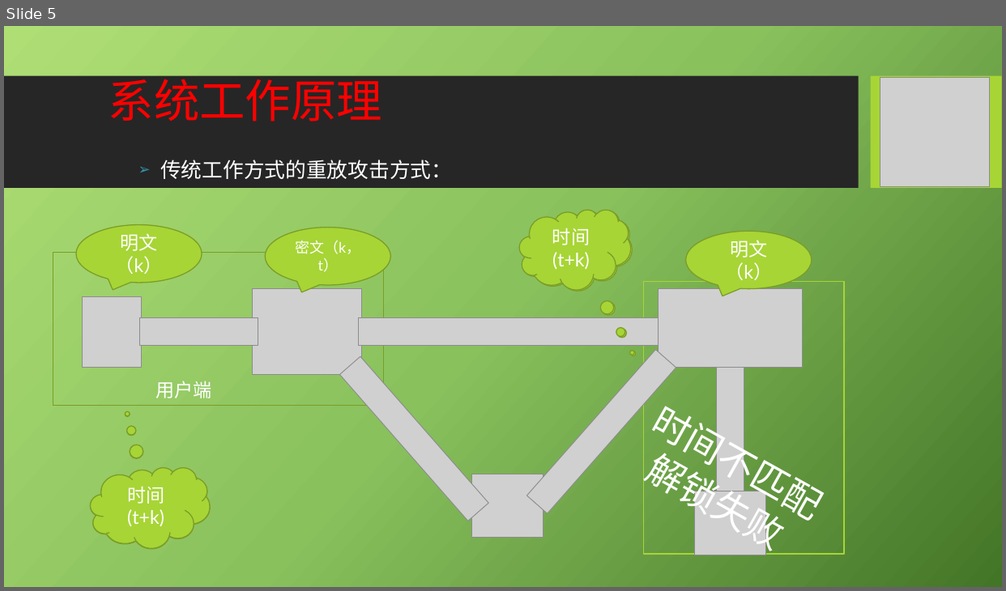
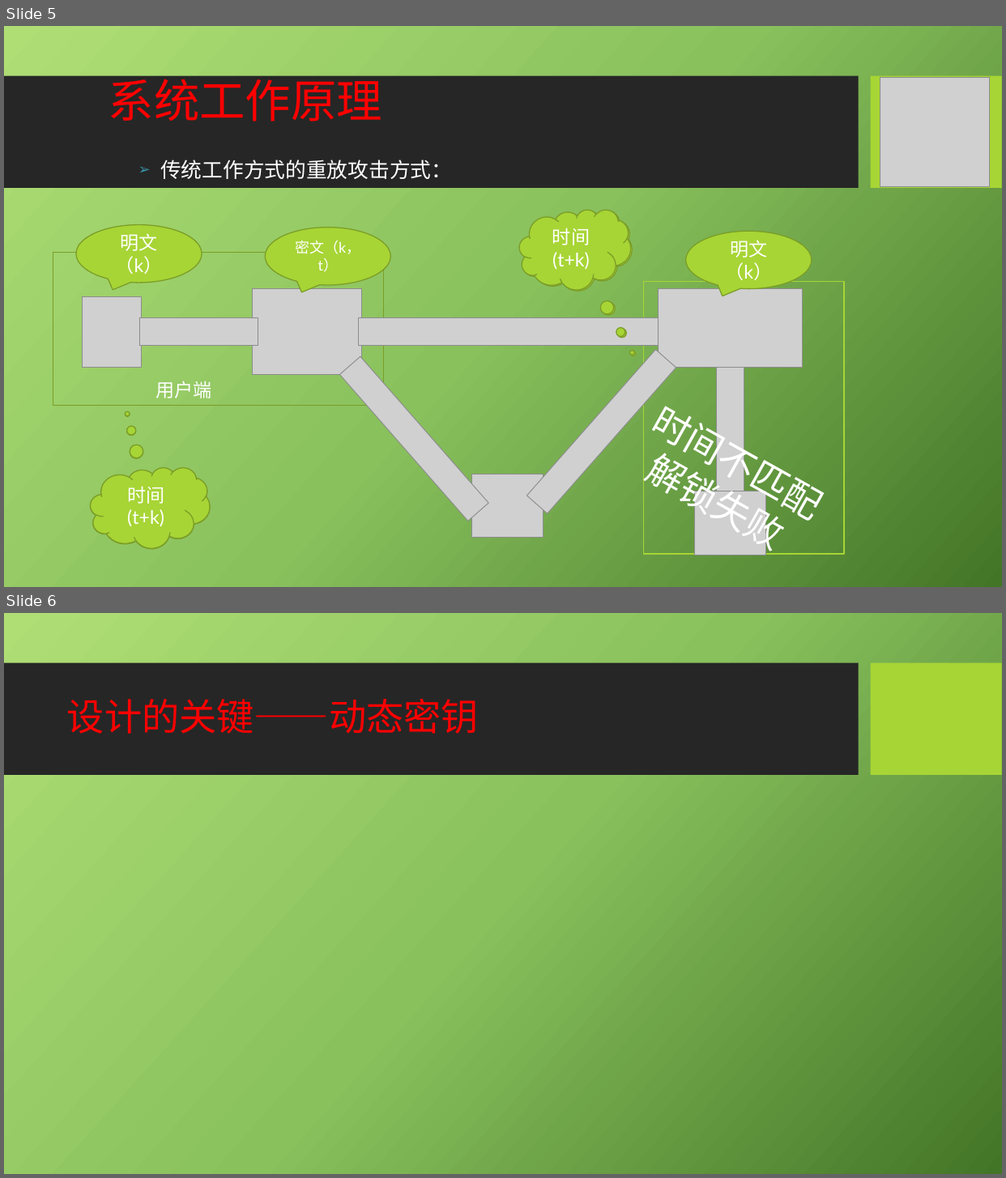
Before and after one commit to thomas-smith123/graduate-design-slave, a slide deck: 答辩ppt.pptx. Shown one above the other, each under a label of ours: slide 5 before the commit, slides 5 and 6 after it. The pictures are 1006x591 and 1006x1178 pixels, drawn with LibreOffice and Linux fonts; fonts in the diff are those of the drawing; grey boxes stand for pictures; background and template pictures are left out. Boxes give left, top, right and bottom in pixels: in the first picture for what was removed or moved away, otherwise in the second. Text is boxed around its words. In the diff, an @@ line names an element or a change of style, - is before the commit and + after.

Commit message:
201706110210

```diff
--- a/答辩ppt.pptx
+++ b/答辩ppt.pptx
@@ slide 6 added at (x1=4, y1=613, x2=1002, y2=1174), background picture (left out); not listed: 2 template elements that a slide beside it also shows @@
@@ title added at (x1=67, y1=699, x2=479, y2=734), 36 pt, text #FF0000 @@
+设计的关键——动态密钥
```
Also in this commit, not shown: 2 slides changed, 2 other slides added, 1 slide removed.
